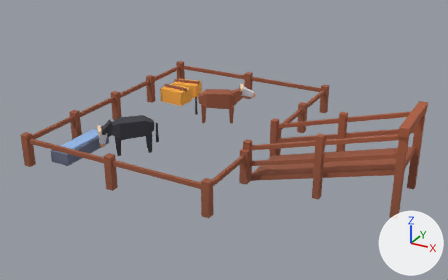
The glTF model public/assets/toycar/set-loading-chute-lite.glb as it was, and as the next commit left it.
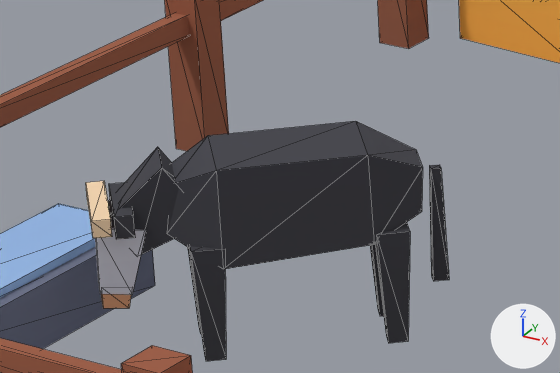
The first picture shows the older version from a camera (50 mm lens) standing at (4.55, -9.97, 5.05) and looking at (-0.71, -0.41, 0.27). The close-ups show the older and then the newer version on the part from 18% to 40% of the width and 34% to 56% of the height of that picture. Only the edits that show in the close-ups are written down. Arrows for +X, +Y and +Z are at lower right; the lights stay in place. The close-ups show mesh edges as thin lines. Where no turn or scale is listed for an object, it has been applied to the vertices. Vertices at exactly the same position are counted once.

In view in the first close-up: 'anim_sway:a=z:d=28:p=9.1:r=0.78#b', 'chute'.
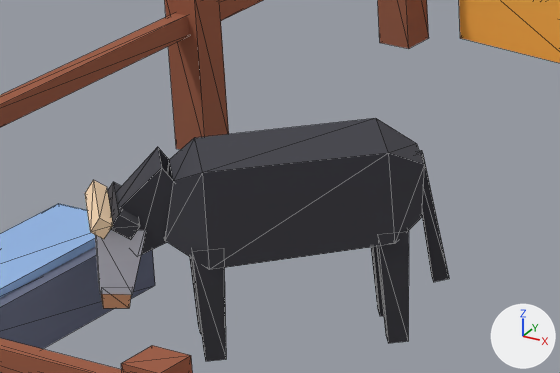
Edits to the bpy script that builds the scene:
```text
Change me_anim_sway_a_z_d_28_p_9_1_r_0_78_b:
    verts and faces of me_anim_sway_a_z_d_28_p_9_1_r_0_78_b; kept vertices keep their numbers, new ones are numbered from 40
    remove me_anim_sway_a_z_d_28_p_9_1_r_0_78_b.from_pydata(...)  # 40 vertices, 60 faces; spans x -0.326..0.123, y -0.318..0.124, z -0.378..0.118
    add me_anim_sway_a_z_d_28_p_9_1_r_0_78_b.from_pydata(...)  # 40 vertices, 52 faces; spans x -0.33..0.123, y -0.322..0.124, z -0.378..0.118
    me_anim_sway_a_z_d_28_p_9_1_r_0_78_b part 1
    add delete_faces([(0, 1, 3), (1, 2, 3), (4, 7, 6), (4, 6, 5), (12, 15, 14), (12, 14, 13)])
    add delete_faces([(16, 17, 19), (17, 18, 19)])
    add verts[24] = (-0.277, -0.03, -0.035)  # moved, pixel (106, 186)
    add verts[25] = (-0.307, -0.057, -0.007)  # moved, pixel (93, 179)
    add verts[27] = (-0.084, -0.301, -0.007)  # moved, pixel (99, 218)
    add verts[26] = (-0.054, -0.273, -0.035)  # moved, pixel (113, 225)
    add verts[28] = (-0.301, -0.052, -0.08)  # moved
    add verts[30] = (-0.078, -0.295, -0.08)  # moved, pixel (103, 239)
    add verts[29] = (-0.33, -0.079, -0.051)  # moved, pixel (84, 193)
    add verts[31] = (-0.108, -0.322, -0.051)  # moved, pixel (90, 232)
    add verts[32] = (-0.2, 0.01, -0.055)  # moved
    add verts[33] = (-0.247, -0.032, -0.01)  # moved, pixel (113, 181)
    add verts[34] = (-0.007, -0.2, -0.055)  # moved, pixel (139, 226)
    add verts[35] = (-0.053, -0.243, -0.01)  # moved, pixel (118, 214)
    add verts[36] = (-0.224, -0.011, -0.1)  # moved
    add verts[38] = (-0.031, -0.222, -0.1)  # moved, pixel (130, 239)
    add verts[37] = (-0.27, -0.053, -0.055)  # moved
    add verts[39] = (-0.077, -0.264, -0.055)  # moved, pixel (109, 228)
Change me_chute:
    remove me_chute.from_pydata(...)  # 436 vertices, 668 faces; spans x -0.07..6.47, y -5.27..0.07, z -0.35..1.23
    add me_chute.from_pydata(...)  # 436 vertices, 636 faces; spans x -0.07..6.47, y -5.27..0.07, z -0.35..1.23
    me_chute part 2
    16 faces are deleted
    20 vertices move from x 0.96..1.69, y -4.12..-3.44, z 0.01..0.36 to x 0.95..1.69, y -4.14..-3.43, z 0.02..0.37
    other edits to the shape of me_chute do not show in these pictures
```

What differs and where, as boxes (x1, y1, x2, y2) in the close-ups (560 x 373 px; the box of a moved part takes in the faces that stretch with it):
'anim_sway:a=z:d=28:p=9.1:r=0.78#b', reshaped: before (86, 146, 179, 309); after (85, 146, 173, 309)
part 1 of me_anim_sway_a_z_d_28_p_9_1_r_0_78_b, reshaped: before (86, 148, 179, 240); after (85, 180, 140, 240)
part 2 of me_chute, moved or reshaped: before (168, 121, 449, 281); after (165, 118, 449, 282)
